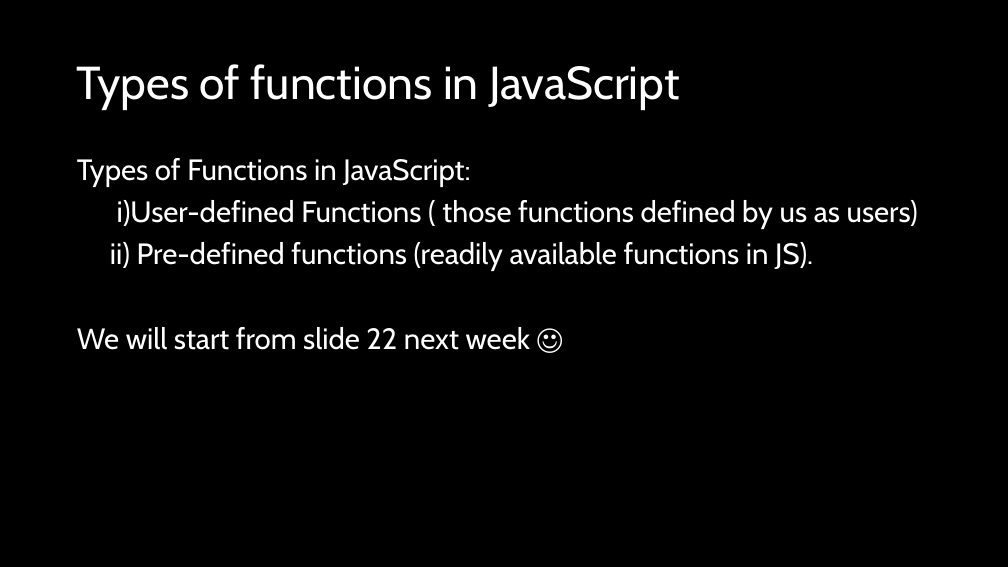
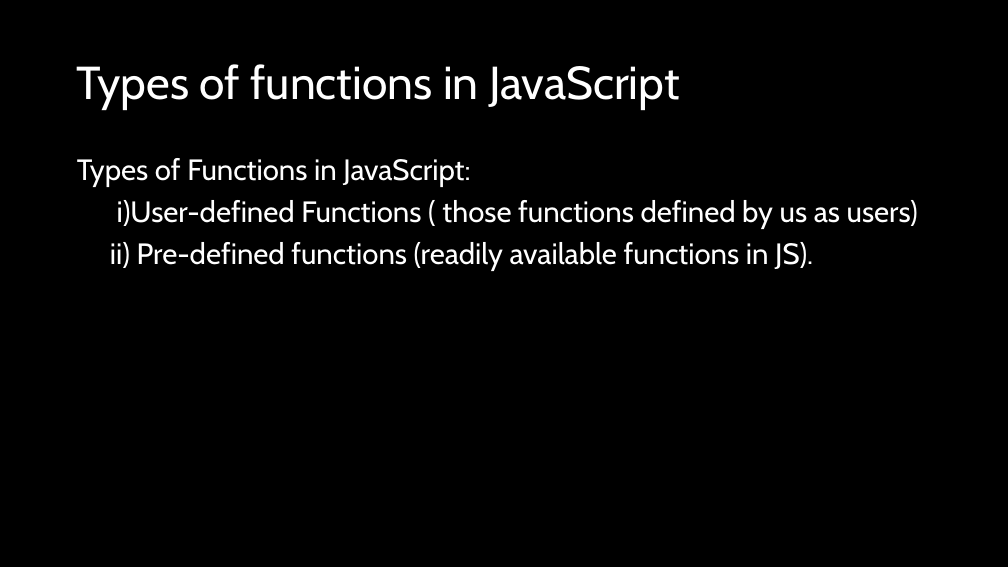
Before and after one commit to natiquekeyin/winter2026, a slide deck: slide 20 of JavaScript/Week1/Week1.pptx. Drawn at 1008x567 pixels with LibreOffice and Linux fonts; fonts in the diff are those of the drawing. Boxes give left, top, right and bottom in pixels: in the first picture for what was removed or moved away, otherwise in the second. Text is boxed around its words. In the diff, an @@ line names an element or a change of style, - is before the commit and + after.

```diff
--- a/JavaScript/Week1/Week1.pptx
+++ b/JavaScript/Week1/Week1.pptx
@@ text at (77,327,530,350): paragraph removed @@
-We will start from slide 22 next week ☺
```
Also in this commit, not shown: 3 other slides changed, 2 other files.
